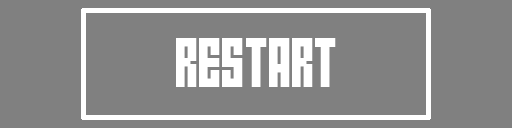
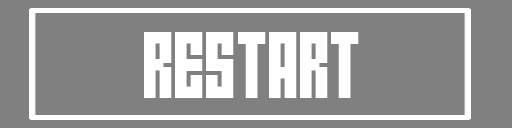
The second 512×128 image is a revision of the first. Changes to its layers:
painted on "RESTART" over [144, 32, 359, 98]
painted on "Layer 2" over [29, 8, 471, 120]
